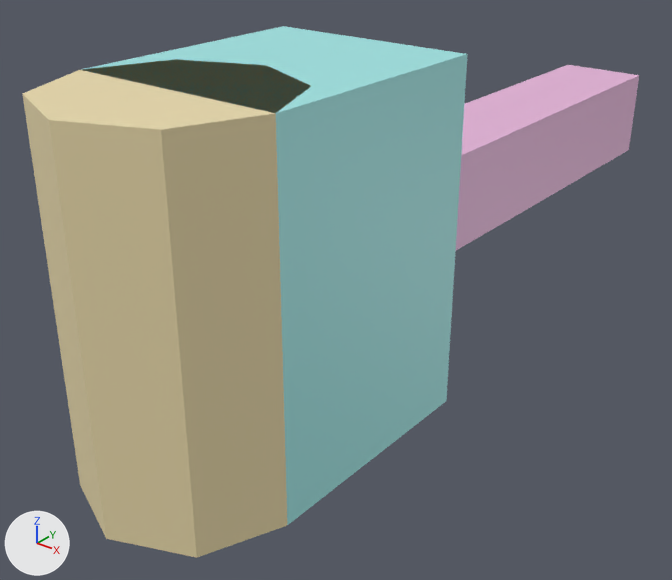
What one commit did to the glTF model public/studio/v2.15.0/d_mailbox/model.glb.
Rendered twice from a 50 mm camera at (1.49, -3.55, 0.98) aimed at (-0.12, -1.54, -0.27). Lighting does not change. The marker at lower left points along +X, +Y and +Z. The picture after the commit comes second. Where no turn or scale is listed for an object, it has been applied to the vertices.

Names of what the first picture shows: 'part0', 'part1', 'part2'.
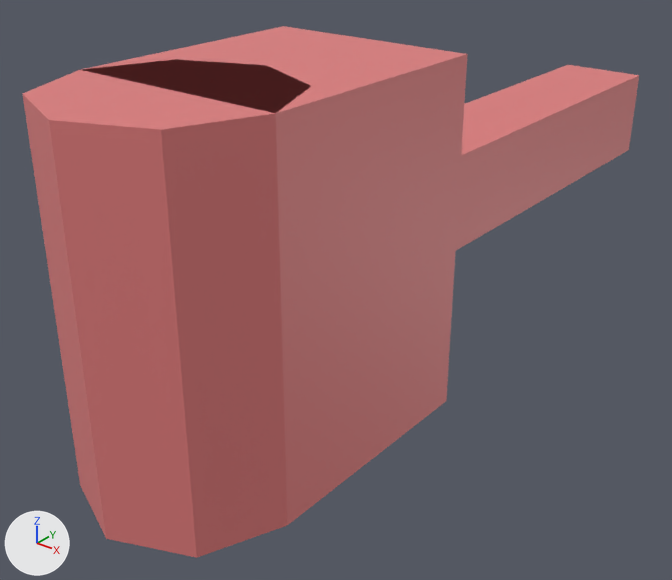
Boxes (x1, y1, x2, y2) around the edits, measured in the pictures (672 x 580 px):
part 1 of me_geometry_0, recoloured: (456, 65, 639, 250) in both
part 2 of me_geometry_1, recoloured: (81, 26, 468, 525) in both
part 3 of me_geometry_2, recoloured (darker): (22, 59, 311, 558) in both

Diff of the bpy script that builds the scene:
```diff
--- a/public/studio/v2.15.0/d_mailbox/model.glb.py
+++ b/public/studio/v2.15.0/d_mailbox/model.glb.py
@@ me_geometry_0 @@
 me_geometry_0.from_pydata(...)  # 8 vertices, 12 faces; spans x -0.15..0.15, y -1.6..0.0, z -0.15..0.15
 # used by ob_part0; location = (0.0, 0.0, 0.0)
+# me_geometry_0 part 1: 12 faces centred in x -0.15..0.15, y -1.6..0.0, z -0.15..0.15 are repainted in the vertex colours; the middle colour goes from pink #e7b4da to pink #e07c7c
 me_geometry_0.materials.append(mat_defaultmaterial)
@@ me_geometry_1 @@
 me_geometry_1.from_pydata(...)  # 8 vertices, 12 faces; spans x -0.3..0.3, y -2.25..-1.55, z -0.5..0.5
 # used by ob_part1; location = (0.0, 0.0, 0.0)
+# me_geometry_1 part 2: 12 faces centred in x -0.3..0.3, y -2.25..-1.55, z -0.5..0.5 are repainted in the vertex colours; the middle colour goes from cyan #a0e6e5 to pink #e07c7c
 me_geometry_1.materials.append(mat_defaultmaterial_001)
@@ me_geometry_2 @@
 me_geometry_2.from_pydata(...)  # 18 vertices, 32 faces; spans x -0.3..0.3, y -2.55..-1.95, z -0.5..0.5
 # used by ob_part2; location = (0.0, 0.0, 0.0)
+# me_geometry_2 part 3: 32 faces centred in x -0.271..0.271, y -2.521..-1.979, z -0.5..0.5 are repainted in the vertex colours; the middle colour goes from beige #ecdcad to pink #e07c7c
 me_geometry_2.materials.append(mat_defaultmaterial_002)
```
